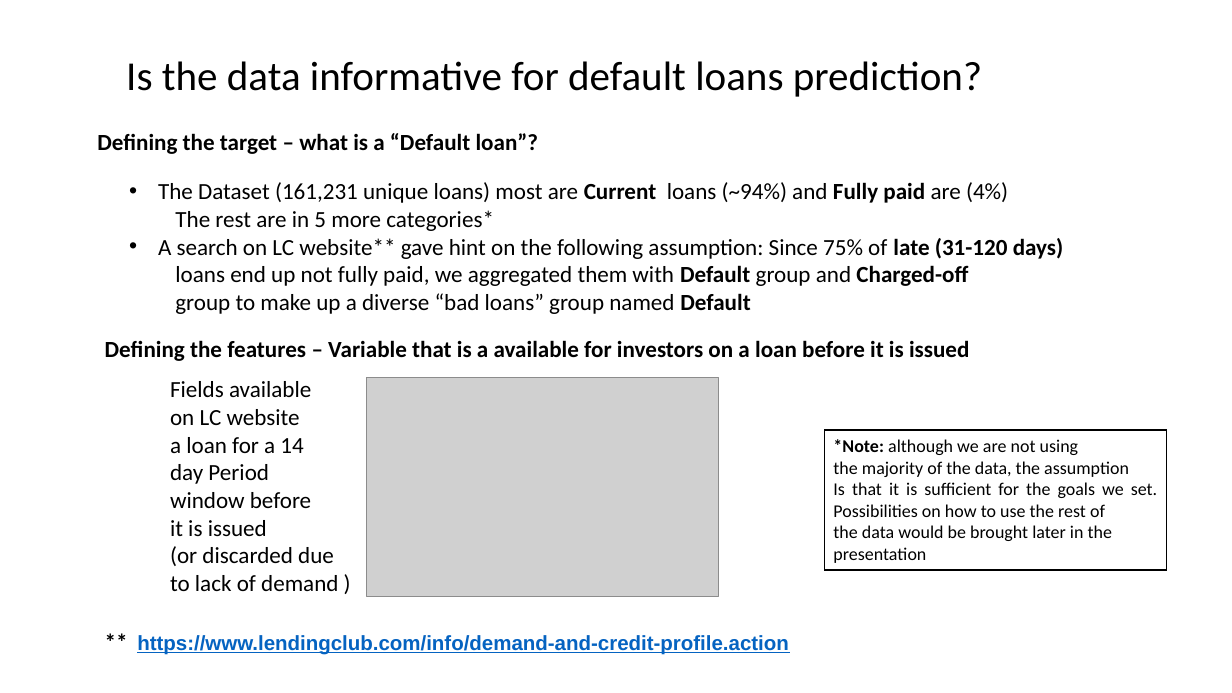
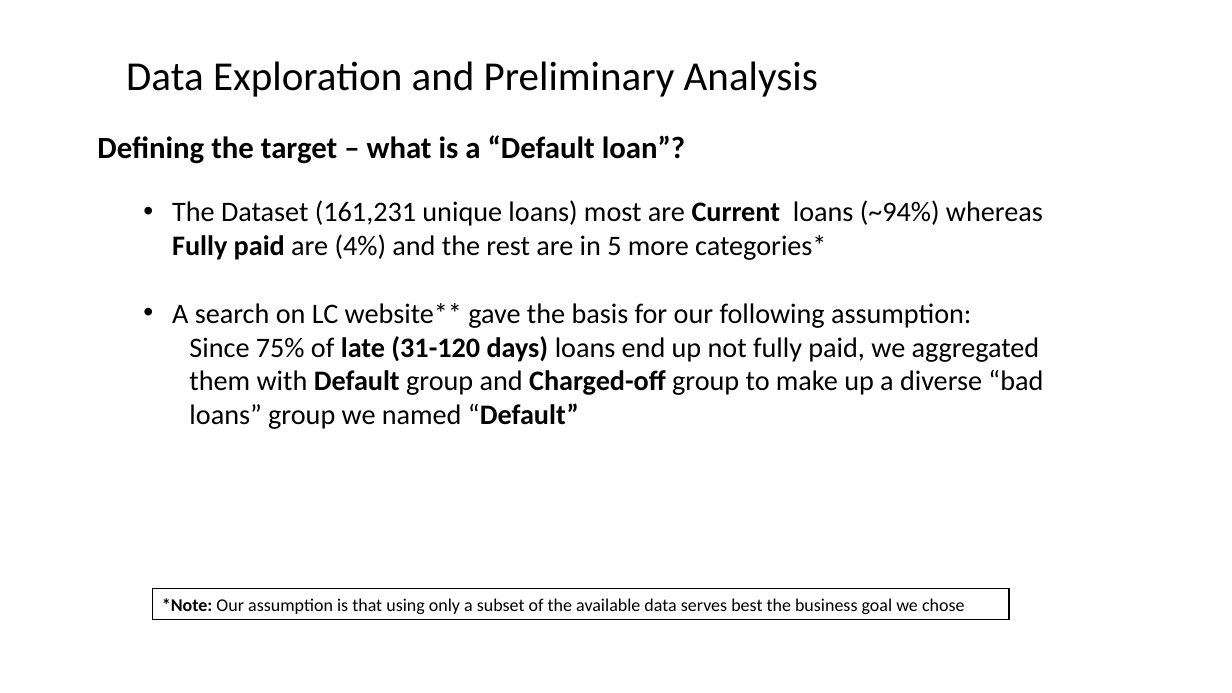
Before and after one commit to Erolino/LendingClub_Loans, a slide deck: slide 4 of LendingClub_Biz_Deck.pptx (slide 3 before the commit). Drawn at 1232x693 pixels with LibreOffice and Linux fonts; fonts in the diff are those of the drawing; grey boxes stand for pictures. Boxes give left, top, right and bottom in pixels: in the first picture for what was removed or moved away, otherwise in the second. Text is boxed around its words. In the diff, an @@ line names an element or a change of style, - is before the commit and + after.

```diff
--- a/LendingClub_Biz_Deck.pptx
+++ b/LendingClub_Biz_Deck.pptx
@@ text at (126, 61, 818, 97): text changed @@
-Is the data informative for default loans prediction?
+Data Exploration and Preliminary Analysis
@@ text "Defining the target – what ..." at (97, 135, 685, 164): size 18 to 24 pt @@
@@ text at (172, 200, 1043, 429): text changed; size 18 to 22 pt @@
-• The Dataset (161,231 unique loans) most are Current loans (~94%) and Fully paid are (4%)
-  The rest are in 5 more categories*
-• A search on LC website** gave hint on the following assumption: Since 75% of late (31-120 days)
-  loans end up not fully paid, we aggregated them with Default group and Charged-off
-  group to make up a diverse “bad loans” group named Default
+• The Dataset (161,231 unique loans) most are Current loans (~94%) whereas Fully paid are (4%) and the rest are in 5 more categories*
+• A search on LC website** gave the basis for our following assumption:
+  Since 75% of late (31-120 days) loans end up not fully paid, we aggregated them with Default group and Charged-off group to make up a diverse “bad loans” group we named “Default”
@@ text removed at (105, 340, 969, 361) @@
-Defining the features – Variable that is a available for investors on a loan before it is issued
@@ text removed at (170, 381, 338, 591) @@
-Fields available
-on LC website
-a loan for a 14
-day Period
-window before
-it is issued
-(or discarded due
-to lack of demand )
@@ picture removed at (367, 378, 719, 596) @@
@@ rectangle "*Note: Our assumption is that ...": place and size @@
-rectangle "*Note: Our assumption is that ..." at (824, 430, 1167, 569)
+rectangle "*Note: Our assumption is that ..." at (152, 589, 1009, 620)
@@ text in rectangle at (162, 598, 964, 614): text changed @@
-*Note: although we are not using
-the majority of the data, the assumption
-Is that it is sufficient for the goals we set. Possibilities on how to use the rest of
-the data would be brought later in the
-presentation
+*Note: Our assumption is that using only a subset of the available data serves best the business goal we chose
@@ text removed at (137, 635, 789, 655) @@
-** https://www.lendingclub.com/info/demand-and-credit-profile.action
```
Also in this commit, not shown: 8 other slides changed, 13 slides added, 3 slides removed, 7 other files.
